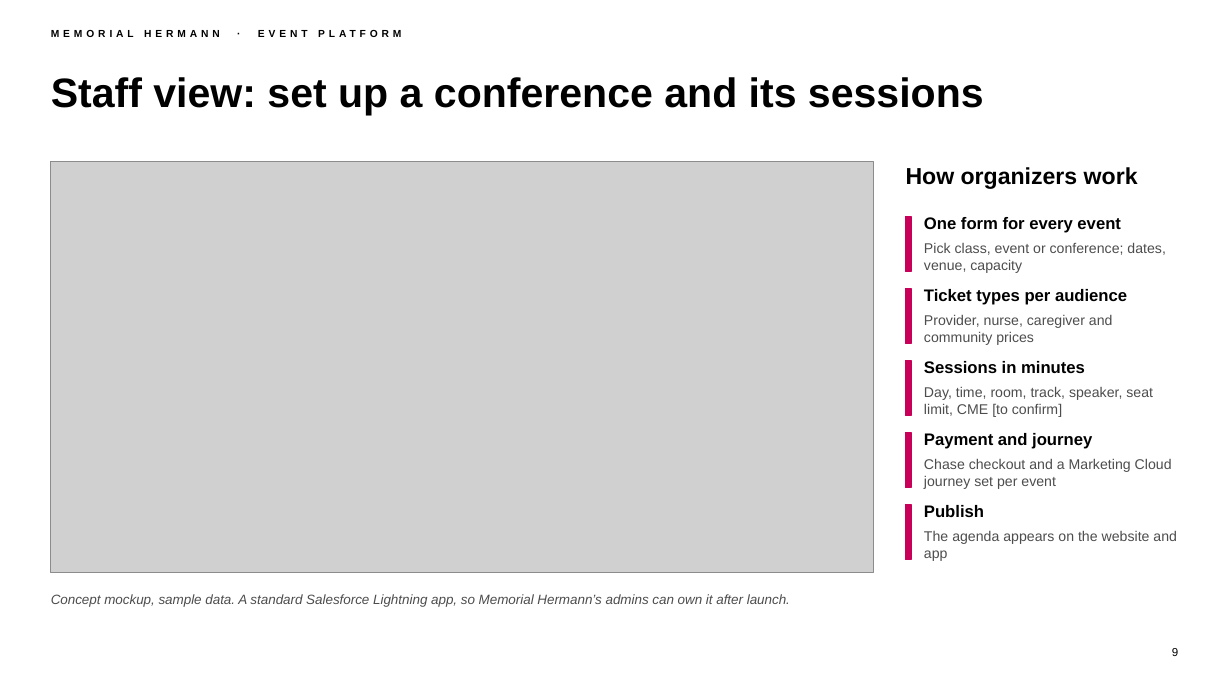
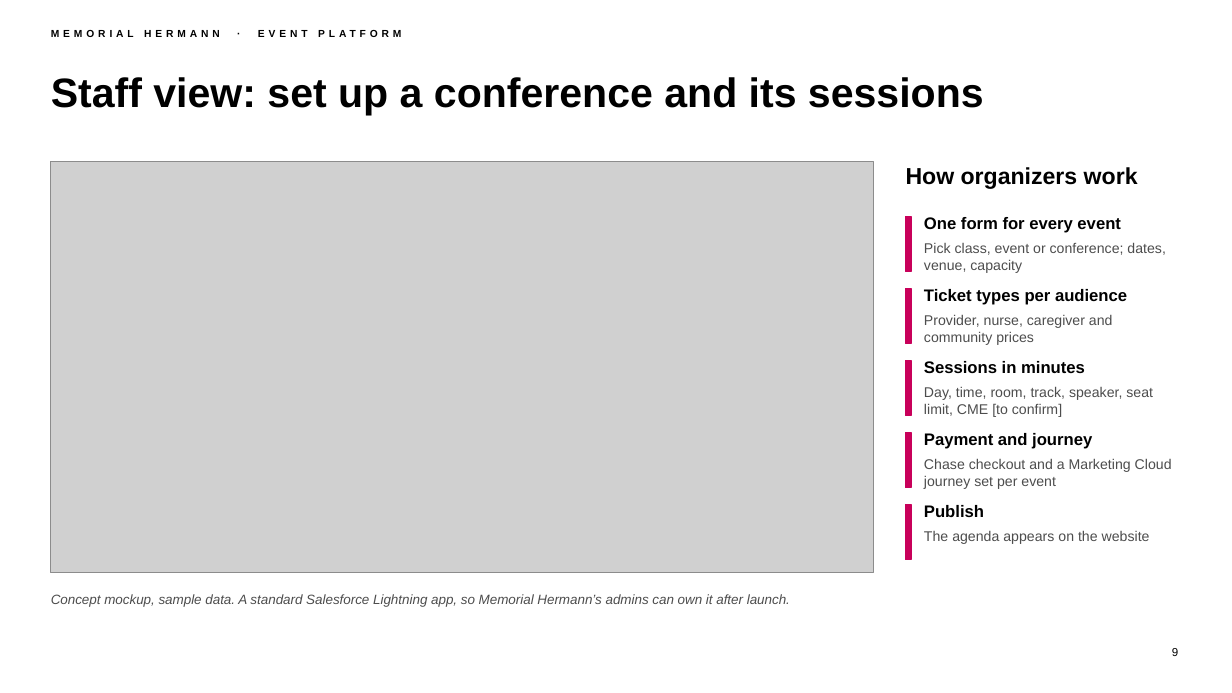
Before and after one commit to chintasurya/preSales_Memorial-hermann, a slide deck: slide 9 of deck/Memorial-Hermann-Event-Platform.pptx. Drawn at 1232x693 pixels with LibreOffice and Linux fonts; fonts in the diff are those of the drawing; grey boxes stand for pictures; background and template pictures are left out. Boxes give left, top, right and bottom in pixels: in the first picture for what was removed or moved away, otherwise in the second. Text is boxed around its words. In the diff, an @@ line names an element or a change of style, - is before the commit and + after.

```diff
--- a/deck/Memorial-Hermann-Event-Platform.pptx
+++ b/deck/Memorial-Hermann-Event-Platform.pptx
@@ text at box(924, 531, 1150, 544): text changed @@
-The agenda appears on the website and app
+The agenda appears on the website
```
Also in this commit, not shown: 16 other slides changed, 2 slides added, 3 slides removed, 9 other files.
